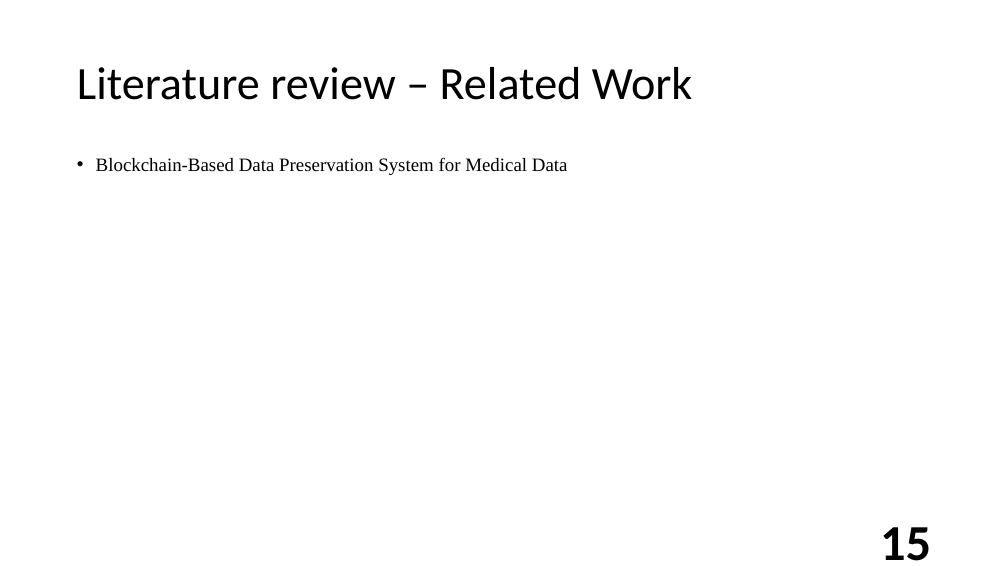
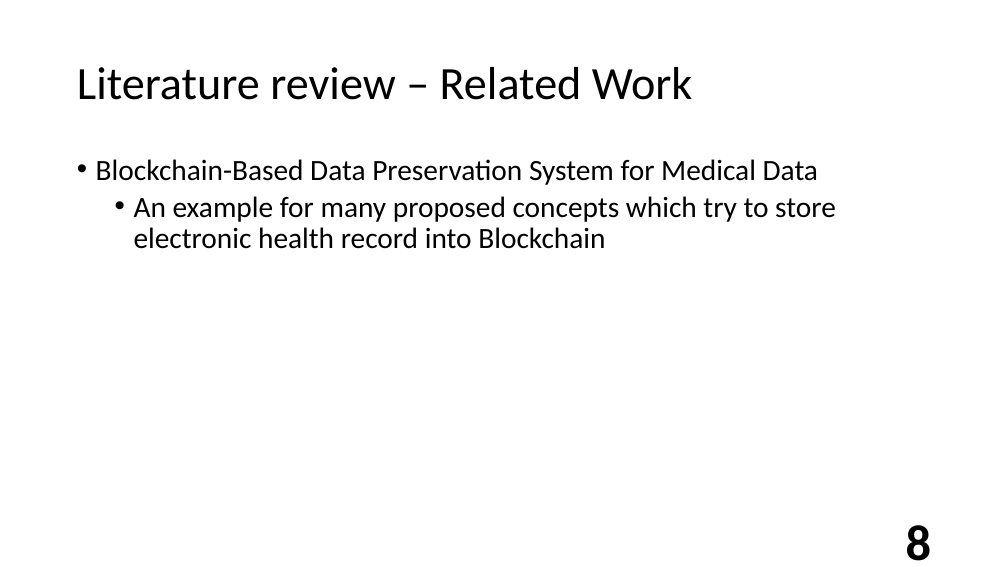
Before and after one commit to semiangel/XDSchain, a slide deck: slide 8 of Document/ProposalThesis/Defensev1.pptm (slide 15 before the commit). Drawn at 1008x567 pixels with LibreOffice and Linux fonts; fonts in the diff are those of the drawing; background and template pictures are left out. Boxes give left, top, right and bottom in pixels: in the first picture for what was removed or moved away, otherwise in the second. Text is boxed around its words. In the diff, an @@ line names an element or a change of style, - is before the commit and + after.

```diff
--- a/Document/ProposalThesis/Defensev1.pptm
+++ b/Document/ProposalThesis/Defensev1.pptm
@@ text at (96,159,818,185): size 18 to 28 pt, font Times New Roman to Calibri in "Blockchain-Based Data Preservation System for Medical Data" @@
@@ text at (134,196,836,249): paragraph added @@
+  • An example for many proposed concepts which try to store electronic health record into Blockchain
@@ page number at (906,525,931,561): text changed @@
-15
+8
```
Also in this commit, not shown: 17 other slides changed, 41 slides added, 3 slides removed, 38 other files.
